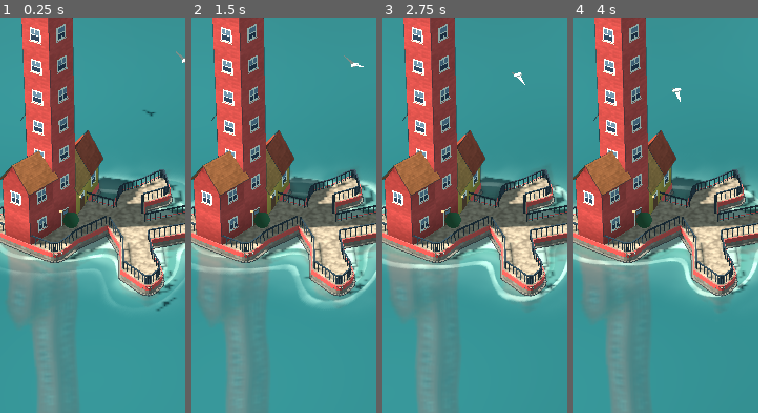
Above: before the commit, frames 1-4 (left to right).
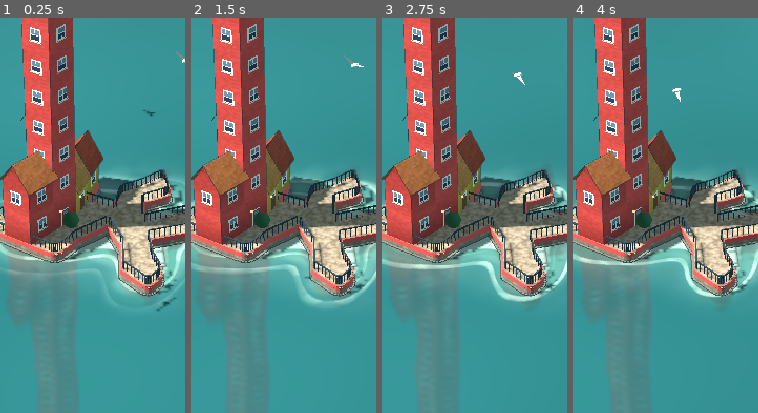
Above: after the commit, the same moments.

Repository: aeiouvcode/tidemill
Game: Godot game, scene res://main.tscn
Same seed, same stepped clock (60 frames per second), same inputs: the game is played once before the commit and once after it.
Inputs (mouse positions are % of the whole screen's width and height, from its top left):
- Up to frame 1 (0.25 s): no input
- Up to frame 2 (1.5 s): click (6, 23) at 0.52 s; click (6, 27) at 1.27 s
- Up to frame 3 (2.75 s): click (6, 31) at 2.02 s
- Up to frame 4 (4 s): click (6, 34) at 2.77 s; click (6, 38) at 3.52 s
The pictures show only the part of the screen within x 19-69%, y 35-85%; the shares and areas given below are measured in that part.

The runs differ from the first frame. In frame 1, 0.2% of the frame differs, in the area x 4-94%, y 58-97%; in frame 2, 0.2%; in frame 3, 0.2%; in frame 4, 0.2%.

Commit message:
Godot: throttle reflection render (every 2nd frame moving, 6th still) at 0.3x
Added reflection control variables and adjusted rendering settings.

Diff:
--- a/godot/main.gd
+++ b/godot/main.gd
@@ -32,6 +32,8 @@
 var mask_wide_tex: ImageTexture
 var refl_vp: SubViewport
 var refl_cam: Camera3D
+var refl_n := 0
+var refl_last := Transform3D()
 var pick_groups: Array = []  # [PackedVector3Array positions, Array info]
 
 var cam: Camera3D
@@ -223,7 +225,7 @@
 func _frame() -> void:
 	var s := get_viewport().get_visible_rect().size
 	base_dist = 43.0 if s.x < s.y else 29.0
-	if refl_vp: refl_vp.size = Vector2i(maxi(64, int(s.x * 0.4)), maxi(64, int(s.y * 0.4)))
+	if refl_vp: refl_vp.size = Vector2i(maxi(64, int(s.x * 0.3)), maxi(64, int(s.y * 0.3)))
 	_reframe()
 	dist = goal_dist; target = goal_target
 
@@ -296,7 +298,7 @@
 	# planar reflection: a low-res mirrored camera renders the town (not the sea)
 	refl_vp = SubViewport.new()
 	refl_vp.transparent_bg = true
-	refl_vp.render_target_update_mode = SubViewport.UPDATE_ALWAYS
+	refl_vp.render_target_update_mode = SubViewport.UPDATE_ONCE
 	refl_vp.size = Vector2i(256, 256)
 	add_child(refl_vp)
 	refl_cam = Camera3D.new()
@@ -1080,6 +1082,12 @@
 	refl_cam.fov = cam.fov; refl_cam.near = cam.near; refl_cam.far = cam.far
 	var mp := Vector3(cam.position.x, -cam.position.y, cam.position.z)
 	refl_cam.look_at_from_position(mp, Vector3(target.x, -target.y, target.z), Vector3.UP)
+	# throttle the mirror render: every 2nd frame while the view moves, every 6th when still
+	refl_n += 1
+	var moving := not refl_cam.global_transform.is_equal_approx(refl_last)
+	if refl_n >= (2 if moving else 6):
+		refl_n = 0; refl_last = refl_cam.global_transform
+		refl_vp.render_target_update_mode = SubViewport.UPDATE_ONCE
 	water_mat.set_shader_parameter("u_time", t)
 	for g in gulls:
 		var a: float = t * g.sp + g.ph
